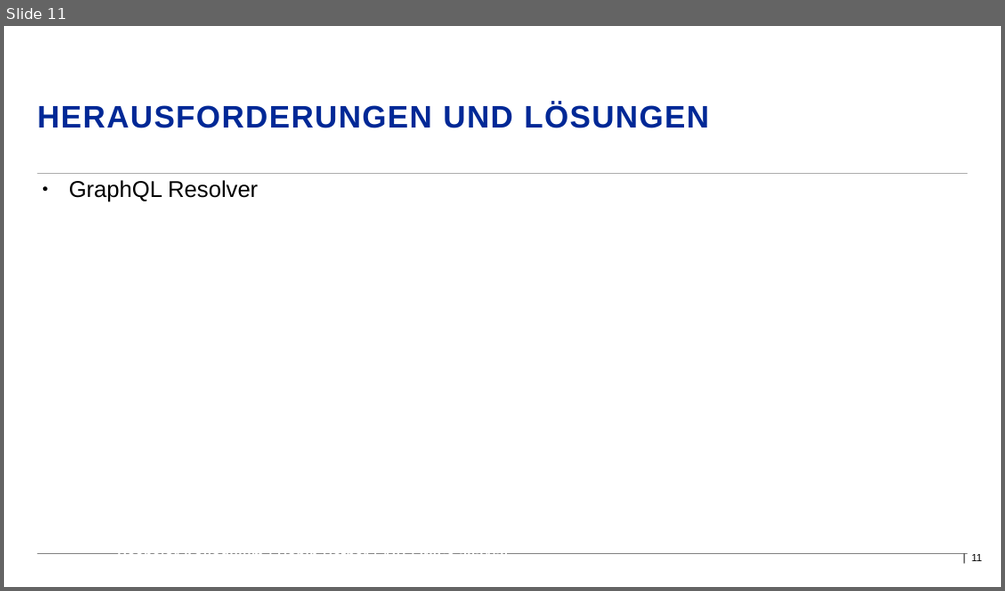
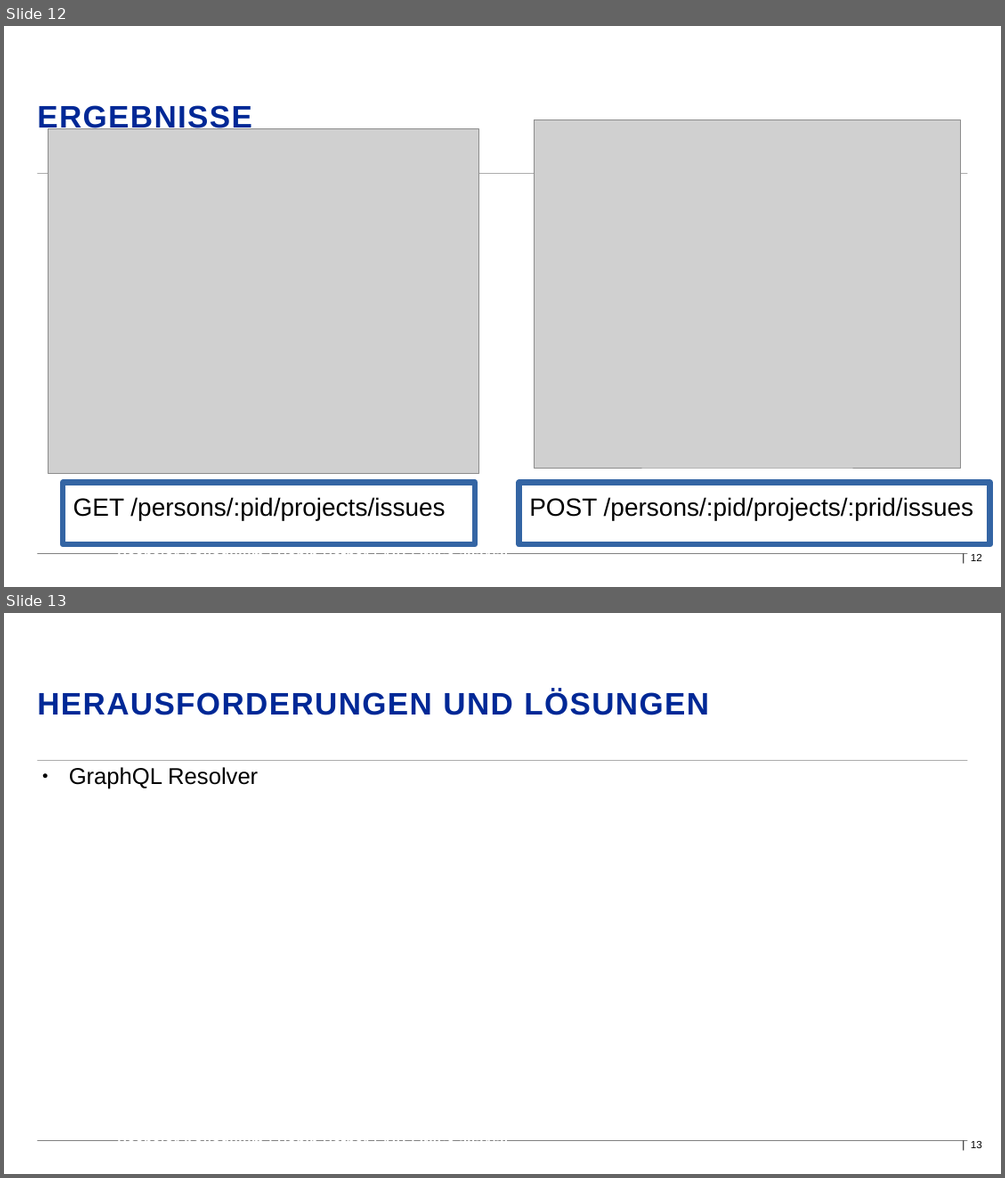
Before and after one commit to D4rkm4n215/Bachelorthesis, a slide deck: Thesis/Kolloquium/Präsentation_Hefner_Robin_206488.odp. Shown one above the other, each under a label of ours: slide 11 before the commit, slides 12 and 13 after it. The pictures are 1005x591 and 1005x1178 pixels, drawn with LibreOffice and Linux fonts; fonts in the diff are those of the drawing; grey boxes stand for pictures; background and template pictures are left out. Boxes give left, top, right and bottom in pixels: in the first picture for what was removed or moved away, otherwise in the second. Text is boxed around its words. In the diff, an @@ line names an element or a change of style, - is before the commit and + after.

```diff
--- a/Thesis/Kolloquium/Präsentation_Hefner_Robin_206488.odp
+++ b/Thesis/Kolloquium/Präsentation_Hefner_Robin_206488.odp
@@ slide 12 added at <box>4,26,1001,587</box>, background #FFFFFF; not listed: 2 template elements that a slide beside it also shows @@
@@ title added at <box>37,105,252,133</box>, 30 pt, text #002896, bold @@
+ERGEBNISSE
@@ picture added at <box>48,129,479,474</box> @@
@@ picture added at <box>534,120,961,468</box> @@
@@ rectangle added at <box>63,483,475,544</box>, fill #FFFFFF, outline #3465A4 5.67 pt, 24 pt, text #000000 @@
+GET /persons/:pid/projects/issues
@@ rectangle added at <box>519,483,990,544</box>, fill #FFFFFF, outline #3465A4 5.67 pt, 24 pt, text #000000 @@
+POST /persons/:pid/projects/:prid/issues
@@ text added at <box>117,553,512,554</box>, 13 pt, text #FFFFFF, bold @@
+Bachelor Kolloquium | Robin Hefner | AIB | WiSe 2024/25
@@ page number added at <box>971,554,982,561</box>, 10 pt, text #000000 @@
+| 12
@@ what was slide 11 is now slide 13 @@
@@ page number at <box>971,1141,982,1148</box>: text changed @@
-| 11
+| 13
```
Also in this commit, not shown: 3 slides changed, 1 other slide added, 6 other files.
